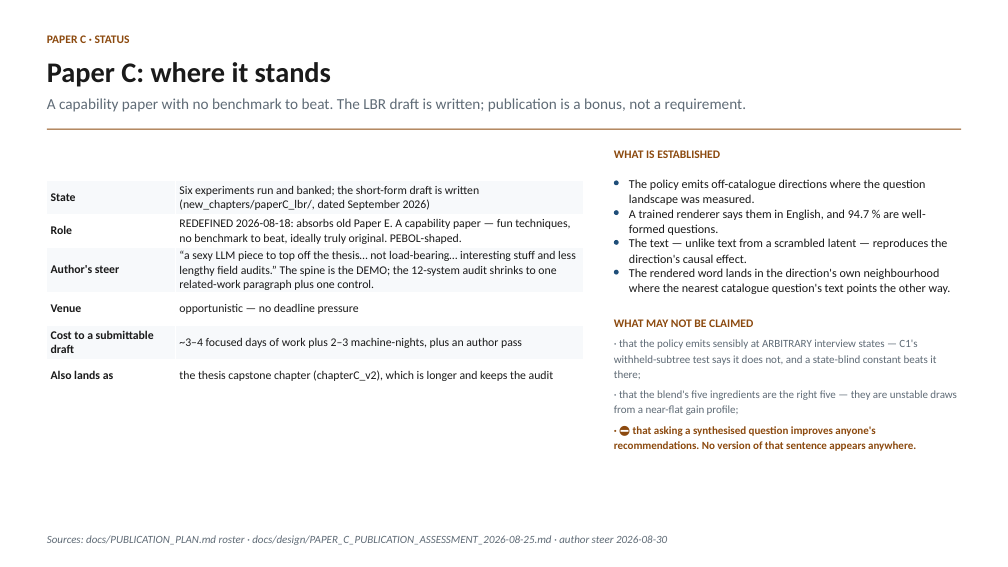
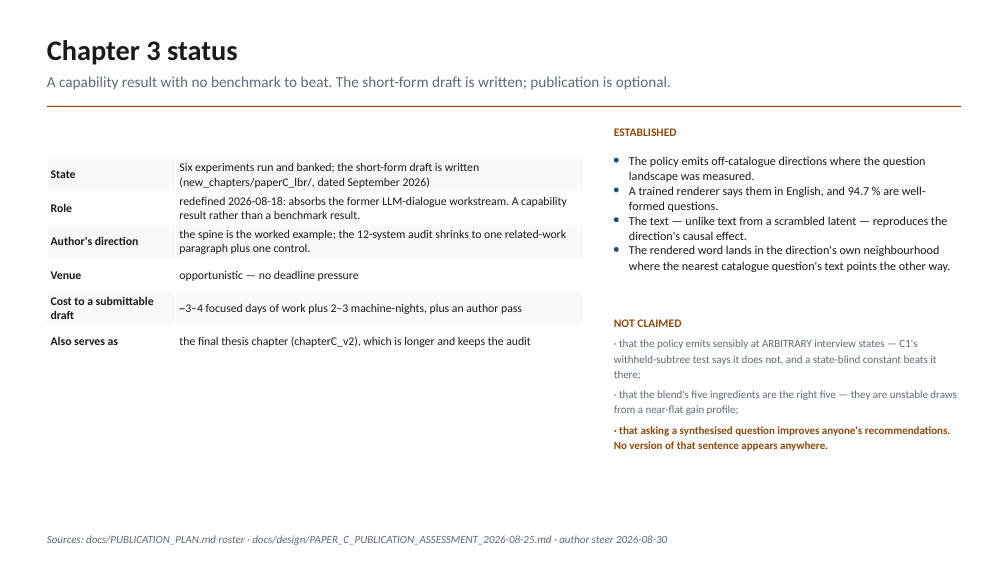
Before and after one commit to makarovaalexa-brch/casper, a slide deck: slide 41 of new_chapters/slides/casper_supervisor_2026-09.pptx (slide 38 before the commit). Drawn at 1008x567 pixels with LibreOffice and Linux fonts; fonts in the diff are those of the drawing. Boxes give left, top, right and bottom in pixels: in the first picture for what was removed or moved away, otherwise in the second. Text is boxed around its words. In the diff, an @@ line names an element or a change of style, - is before the commit and + after.

```diff
--- a/new_chapters/slides/casper_supervisor_2026-09.pptx
+++ b/new_chapters/slides/casper_supervisor_2026-09.pptx
@@ text at box(47, 40, 238, 65): text changed; size 11 to 27 pt; text colour #8C4A0F to #1A1A1A @@
-PAPER C · STATUS
+Chapter 3 status
@@ text at box(47, 76, 671, 90): text changed @@
-A capability paper with no benchmark to beat. The LBR draft is written; publication is a bonus, not a requirement.
+A capability result with no benchmark to beat. The short-form draft is written; publication is optional.
@@ text removed at box(47, 62, 331, 87) @@
-Paper C: where it stands
@@ 3 texts, 1 rectangle: place and size @@
-3 texts, 1 rectangle at box(47, 129, 961, 294)
+3 texts, 1 rectangle at box(47, 106, 961, 272)
@@ table at box(47, 125, 584, 358) @@
-row 3, column 2: REDEFINED 2026-08-18: absorbs old Paper E. A capability paper — fun techniques, no benchmark to beat, ideally truly original. PEBOL-shaped.
+row 3, column 2: redefined 2026-08-18: absorbs the former LLM-dialogue workstream. A capability result rather than a benchmark result.
-row 4, column 1: Author's steer
+row 4, column 1: Author's direction
-row 4, column 2: “a sexy LLM piece to top off the thesis… not load-bearing… interesting stuff and less lengthy field audits.” The spine is the DEMO; the 12-system audit shrinks to one related-work paragraph plus one control.
+row 4, column 2: the spine is the worked example; the 12-system audit shrinks to one related-work paragraph plus one control.
-row 7, column 1: Also lands as
+row 7, column 1: Also serves as
-row 7, column 2: the thesis capstone chapter (chapterC_v2), which is longer and keeps the audit
+row 7, column 2: the final thesis chapter (chapterC_v2), which is longer and keeps the audit
@@ table: place and size @@
-table at box(47, 147, 584, 385)
+table at box(47, 125, 584, 358)
@@ text at box(614, 128, 677, 136): text changed @@
-WHAT IS ESTABLISHED
+ESTABLISHED
@@ ellipse: place and size @@
-ellipse at box(614, 270, 619, 274)
+ellipse at box(614, 158, 619, 163)
@@ text "The policy emits off-catalogue directions ...": place and size @@
-text "The policy emits off-catalogue directions ..." at box(629, 179, 926, 205)
+text "The policy emits off-catalogue directions ..." at box(629, 156, 926, 182)
@@ 3 ellipses: place and size @@
-3 ellipses at box(614, 181, 619, 244)
+3 ellipses at box(614, 188, 619, 252)
@@ text at box(614, 319, 681, 327): text changed @@
-WHAT MAY NOT BE CLAIMED
+NOT CLAIMED
@@ text at box(614, 426, 951, 451): text changed @@
-· ⛔ that asking a synthesised question improves anyone's recommendations. No version of that sentence appears anywhere.
+· that asking a synthesised question improves anyone's recommendations. No version of that sentence appears anywhere.
```
Also in this commit, not shown: 53 other slides changed, 4 slides added, 1 slide removed, 11 other files.
